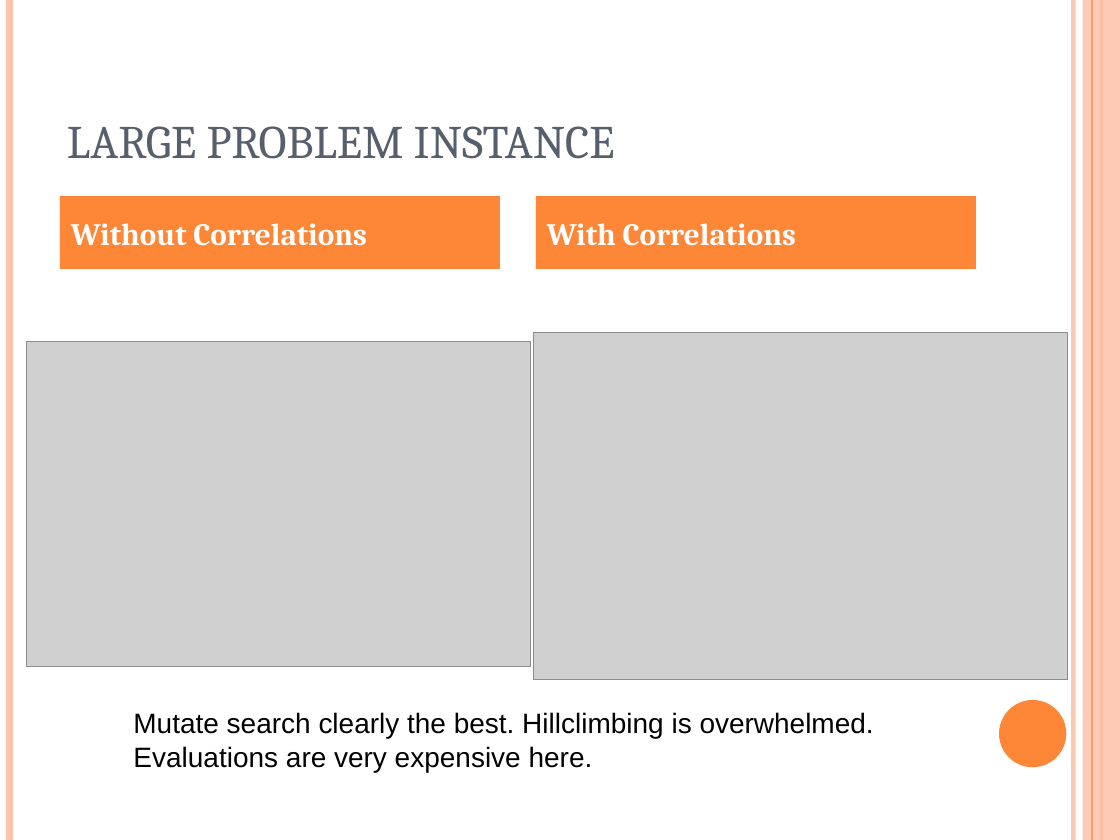
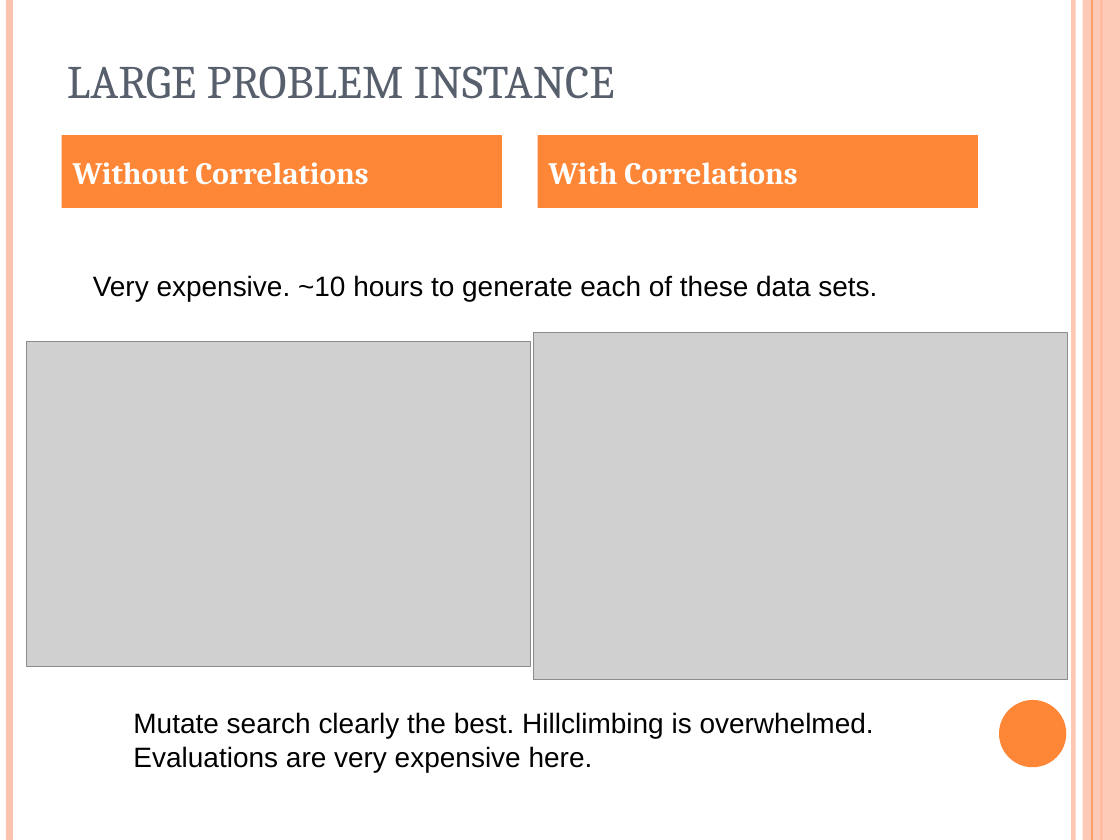
Before and after one commit to putrakoreng/csc384-genetic-algorithms-project, a slide deck: slide 17 of GA_TestBench/Data Files/presentation.ppt. Drawn at 1120x840 pixels with LibreOffice and Linux fonts; fonts in the diff are those of the drawing; grey boxes stand for pictures. Boxes give left, top, right and bottom in pixels: in the first picture for what was removed or moved away, otherwise in the second. Text is boxed around its words. In the diff, an @@ line names an element or a change of style, - is before the commit and + after.

Commit message:
more small changes

```diff
--- a/GA_TestBench/Data Files/presentation.ppt
+++ b/GA_TestBench/Data Files/presentation.ppt
@@ title "LARGE PROBLEM INSTANCE": place and size @@
-title "LARGE PROBLEM INSTANCE" at bbox=[67, 126, 615, 159]
+title "LARGE PROBLEM INSTANCE" at bbox=[67, 66, 615, 99]
@@ rectangle "Without Correlations": place and size @@
-rectangle "Without Correlations" at bbox=[60, 196, 501, 269]
+rectangle "Without Correlations" at bbox=[62, 136, 502, 208]
@@ rectangle "With Correlations": place and size @@
-rectangle "With Correlations" at bbox=[536, 196, 977, 269]
+rectangle "With Correlations" at bbox=[538, 136, 978, 208]
@@ text added at bbox=[93, 275, 877, 301], 18 pt, text #000000 @@
+Very expensive. ~10 hours to generate each of these data sets.
```
Also in this commit, not shown: 2 other slides changed.
